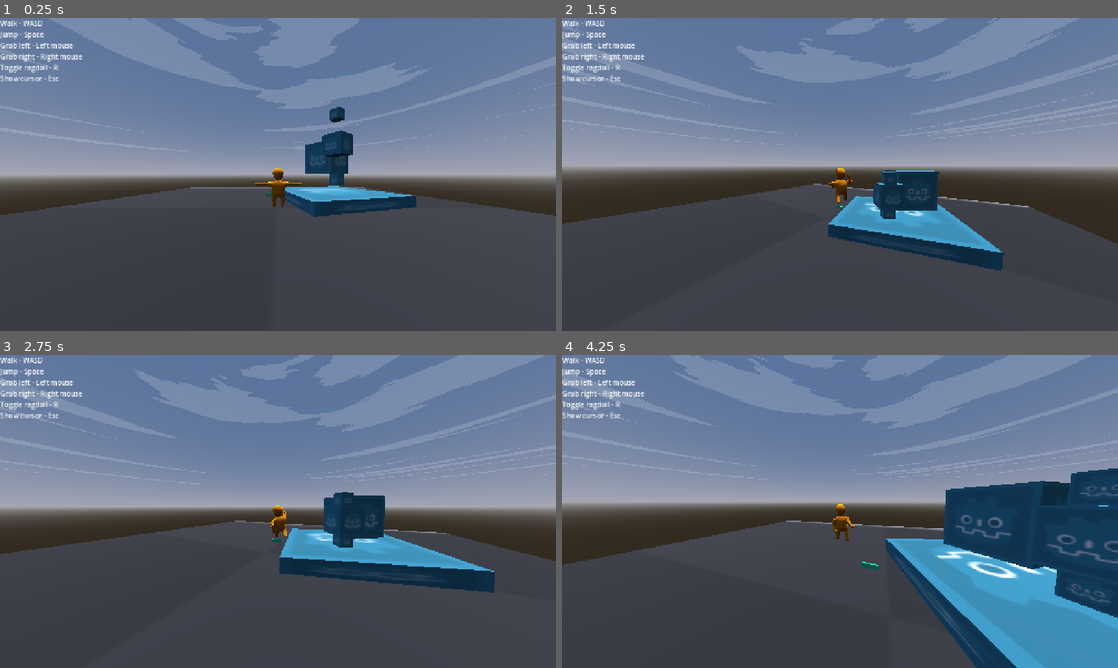
Above: before the commit, frames 1-4 (two rows, left to right).
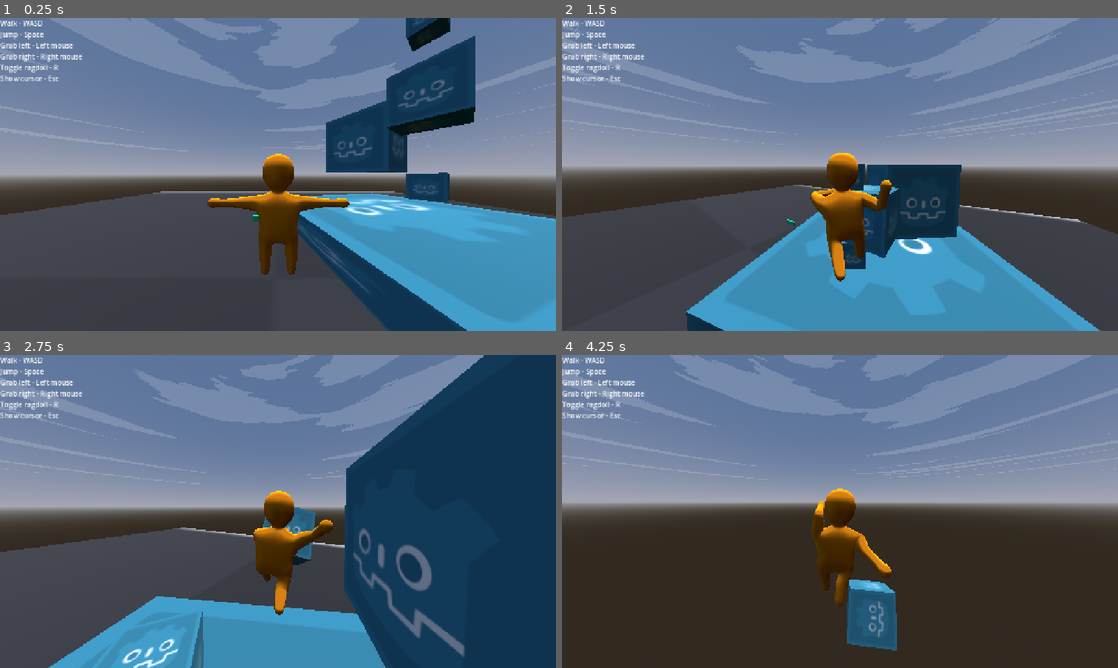
Above: after the commit, the same moments.

Repository: Lost-Rabbit-Digital/ChefWobbles
Game: Godot game, scene res://Scenes/world.tscn
The game is run twice, just before and just after one commit, with the same random seed, the same clock (stepped at 60 frames per second) and the same inputs. Sound files missing from this copy of the repository are replaced by a short silence.
Inputs (mouse positions are in pixels of both pictures, inside the frame that each line leads up to):
- Up to frame 1 (0.25 s): no input
- Up to frame 2 (1.5 s): move the mouse to (962, 158) at 0.52 s; hold D (move_right) 0.53-1.28 s; tap Mouse wheel up (camera_zoom_in, bound only before the commi… at 0.6 s; click (962, 158) at 0.67 s; tap Space (jump) at 0.77, 1.07 s; tap Mouse wheel down (camera_zoom_out, bound only before the co… at 0.8, 1.35 s; move the mouse to (812, 174) at 1.27 s; hold W (move_forward) from 1.28 s (still down)
- Up to frame 3 (2.75 s): keep holding W (move_forward); tap Space (jump) at 1.52, 1.82 s; click (250, 511) at 1.55 s; move the mouse to (289, 505) at 2.02 s; press the mouse at (289, 505) at 2.03 s; right-click (289, 505) at 2.3 s
- Up to frame 4 (4.25 s): keep holding W (move_forward); move the mouse to (834, 517) at 2.77 s; release the mouse at (834, 517) at 2.78 s; right-click (834, 517) at 2.85 s; click (834, 517) at 2.92 s; tap Space (jump) at 3.02, 3.32 s; tap R (ragdoll) at 3.05, 3.6 s; move the mouse to (878, 514) at 3.52 s; hold Space (jump) from 3.53 s (still down); click (878, 514) at 3.67 s

The runs differ from the first frame. In frame 1, 27% of the frame differs, in the area x 28-100%, y 0-100%; in frame 2, 23%; in frame 3, 45%; in frame 4, 48%, in the area x 0-100%, y 36-100%.

Commit message:
Removed zoom function, updated character movement

Diff:
--- a/godot_project/Scenes/character.tscn
+++ b/godot_project/Scenes/character.tscn
@@ -391,7 +391,7 @@
 
 [node name="SpringArm3D" type="SpringArm3D" parent="CameraPivot"]
 transform = Transform3D(0.989036, 0, 0, 0, 0.989036, 0, 0, 0, 0.989036, 0, 0, 0)
-spring_length = 12.0
+spring_length = 4.0
 margin = 0.2
 
 [node name="PlayerControl" type="Camera3D" parent="CameraPivot/SpringArm3D"]
--- a/godot_project/Scripts/PlayerControlCamera.gd
+++ b/godot_project/Scripts/PlayerControlCamera.gd
@@ -10,8 +10,6 @@
 
 @export var camera_change_rate: float = 1.0
 
-@export var minimum_arm_distance: float = -2
-@export var maximum_arm_distance: float = 45
 @export var camera_angle_lock: float = 65
 
 var mouse_lock = false # is mouse locked
@@ -34,13 +32,6 @@
 		mouse_lock = true
 		Input.mouse_mode = Input.MOUSE_MODE_CAPTURED
 
-	if Input.is_action_just_pressed("camera_zoom_in"):
-		if (spring_arm.spring_length - camera_change_rate) > minimum_arm_distance:
-			spring_arm.spring_length -= camera_change_rate
-	elif Input.is_action_just_pressed("camera_zoom_out"):
-		if (spring_arm.spring_length + camera_change_rate) < maximum_arm_distance:
-			spring_arm.spring_length += camera_change_rate
-
 	#rotate camera
 	if event is InputEventMouseMotion and mouse_lock:
 		rotation_degrees.y -= mouse_sensitivity*event.relative.x
--- a/godot_project/Scripts/character.gd
+++ b/godot_project/Scripts/character.gd
@@ -1,42 +1,32 @@
 extends Node3D
 
-
-# movement/walking/jumping stuff
-const JUMP_STRENGTH = 70
-const SPEED = 50
-const DAMPING = 0.9
-@onready var on_floor_left = $"Physical/Armature/Skeleton3D/Physical Bone LLeg2/OnFloorLeft" # shapecast on the feet to check if its on floor
-@onready var on_floor_right = $"Physical/Armature/Skeleton3D/Physical Bone RLeg2/OnFloorRight" # shapecast on the feet to check if its on floor
-@onready var jump_timer = $Physical/JumpTimer # timer to stop excidental double jump
-var can_jump = true
-var is_on_floor = false
-var walking = false # if it is walking
-
-
-# spring stuff
+# === MOVEMENT CONSTANTS ===
+const ACCELERATION = 80.0
+const MAX_SPEED = 12.0
+const JUMP_STRENGTH = 55.0
+const DAMPING = 0.85
+const AIR_DAMPING = 0.95
+
+# === ORIGINAL SPRING CONSTANTS (KEPT YOUR VALUES) ===
 @export var angular_spring_stiffness: float = 4000.0
 @export var angular_spring_damping: float = 80.0
 @export var max_angular_force: float = 9999.0
 
-var physics_bones = [] # all physical bones
-
-# turn it into ragdoll
-@export var ragdoll_mode := false
-
-
-@onready var physical_skel : Skeleton3D = $Physical/Armature/Skeleton3D
-@onready var animated_skel : Skeleton3D = $Animated/Armature/Skeleton3D
+# === STABILITY CONSTANTS ===
+const UPRIGHT_FORCE_MULTIPLIER = 1.5
+const BALANCE_THRESHOLD = 0.7
+
+# === NODE REFERENCES (KEPT YOUR ORIGINAL PATHS) ===
+@onready var on_floor_left = $"Physical/Armature/Skeleton3D/Physical Bone LLeg2/OnFloorLeft"
+@onready var on_floor_right = $"Physical/Armature/Skeleton3D/Physical Bone RLeg2/OnFloorRight"
+@onready var jump_timer = $Physical/JumpTimer
+@onready var physical_skel: Skeleton3D = $Physical/Armature/Skeleton3D
+@onready var animated_skel: Skeleton3D = $Animated/Armature/Skeleton3D
 @onready var camera_pivot = $CameraPivot
 @onready var animation_tree = $Animated/AnimationTree
-@onready var physical_bone_body : PhysicalBone3D = $"Physical/Armature/Skeleton3D/Physical Bone Body"
-
-
-# grabbing related stuff
-var active_arm_left = false
-var active_arm_right = false
-var grabbed_object = null
-var grabbing_arm_left = false
-var grabbing_arm_right = false
+@onready var physical_bone_body: PhysicalBone3D = $"Physical/Armature/Skeleton3D/Physical Bone Body"
+
+# === GRABBING SYSTEM (KEPT YOUR ORIGINAL SYSTEM) ===
 @onready var grab_joint_right = $Physical/GrabJointRight
 @onready var grab_joint_left = $Physical/GrabJointLeft
 @onready var physical_bone_l_arm_2 = $"Physical/Armature/Skeleton3D/Physical Bone LArm2"
@@ -44,98 +34,165 @@
 @onready var l_grab_area = $"Physical/Armature/Skeleton3D/Physical Bone LArm2/LGrabArea"
 @onready var r_grab_area = $"Physical/Armature/Skeleton3D/Physical Bone RArm2/RGrabArea"
 
-var current_delta:float
+# === STATE VARIABLES (KEPT YOUR ORIGINAL VARIABLES) ===
+var can_jump = true
+var is_on_floor = false
+var walking = false
+var physics_bones = []
+@export var ragdoll_mode := false
+var active_arm_left = false
+var active_arm_right = false
+var grabbed_object = null
+var grabbing_arm_left = false
+var grabbing_arm_right = false
+var current_delta: float
+
+# === NEW SMOOTHING VARIABLES ===
+var target_velocity: Vector3 = Vector3.ZERO
+var movement_input: Vector3 = Vector3.ZERO
 
 func _ready():
-	physical_skel.physical_bones_start_simulation()# activate ragdoll
-	physics_bones = physical_skel.get_children().filter(func(x): return x is PhysicalBone3D) # get all the physical bones
-
+	# Keep your original initialization
+	physical_skel.physical_bones_start_simulation()
+	physics_bones = physical_skel.get_children().filter(func(x): return x is PhysicalBone3D)
 
 func _input(event):
-	if Input.is_action_just_pressed("ragdoll"): ragdoll_mode = bool(1-int(ragdoll_mode)) # toggle ragdoll mode
-
-	active_arm_left = Input.is_action_pressed("grab_left")# activate left arm with mouse left click
-	active_arm_right = Input.is_action_pressed("grab_right")# activate right arm with mouse right click
+	# Keep your original input handling exactly the same
+	if Input.is_action_just_pressed("ragdoll"):
+		ragdoll_mode = bool(1 - int(ragdoll_mode))
+
+	active_arm_left = Input.is_action_pressed("grab_left")
+	active_arm_right = Input.is_action_pressed("grab_right")
 
 	if (not active_arm_left and grabbing_arm_left) or ragdoll_mode:
-		#release whatever the arm is holding when ragdoll mode or the arm is deactivate
 		grabbing_arm_left = false
 		grab_joint_left.node_a = NodePath()
 		grab_joint_left.node_b = NodePath()
 
 	if (not active_arm_right and grabbing_arm_right) or ragdoll_mode:
-		#release whatever the arm is holding when ragdoll mode or the arm is deactivate
 		grabbing_arm_right = false
 		grab_joint_right.node_a = NodePath()
 		grab_joint_right.node_b = NodePath()
 
 func _process(delta):
-	var r = clamp((camera_pivot.rotation.x*2)/(PI)*2.1,-1,1)
+	# Keep your original arm animation system
+	var r = clamp((camera_pivot.rotation.x * 2) / (PI) * 2.1, -1, 1)
 	if active_arm_left or active_arm_right:
-		animation_tree.set("parameters/grab_dir/blend_position",r) # move the arms toward the direction you're looking at
-	else:
-		animation_tree.set("parameters/grab_dir/blend_position",0)
-
+		animation_tree.set("parameters/grab_dir/blend_position", r)
+	else:
+		animation_tree.set("parameters/grab_dir/blend_position", 0)
 
 func _physics_process(delta):
 	current_delta = delta
-	if not ragdoll_mode:# if not in ragdoll mode
-
-		# walking control
+
+	if not ragdoll_mode:
+		update_movement_input()
+		update_floor_detection()
+		apply_improved_movement(delta)
+		handle_jumping()
+		update_walking_animation()
+		update_character_rotation()
+
+func update_movement_input():
+	# Get movement input (keep your original direction system)
+	movement_input = Vector3.ZERO
+
+	if Input.is_action_pressed("move_forward"):
+		movement_input += animated_skel.global_transform.basis.z
+		walking = true
+	if Input.is_action_pressed("move_left"):
+		movement_input += animated_skel.global_transform.basis.x
+		walking = true
+	if Input.is_action_pressed("move_right"):
+		movement_input -= animated_skel.global_transform.basis.x
+		walking = true
+	if Input.is_action_pressed("move_backward"):
+		movement_input -= animated_skel.global_transform.basis.z
+		walking = true
+
+	if movement_input.length() == 0:
 		walking = false
-		var dir = Vector3.ZERO
-		if Input.is_action_pressed("move_forward"):
-			dir += animated_skel.global_transform.basis.z
-			walking = true
-		if Input.is_action_pressed("move_left"):
-			dir += animated_skel.global_transform.basis.x
-			walking = true
-		if Input.is_action_pressed("move_right"):
-			dir -= animated_skel.global_transform.basis.x
-			walking = true
-		if Input.is_action_pressed("move_backward"):
-			dir -= animated_skel.global_transform.basis.z
-			walking = true
-		dir = dir.normalized()
-
-		physical_bone_body.linear_velocity += dir*SPEED*delta #move character
-		physical_bone_body.linear_velocity *= Vector3(DAMPING,1,DAMPING)# add damping to make it less slippery
-
-
-		#check if is on floor
-		is_on_floor = false
-		if on_floor_left.is_colliding():
-			for i in on_floor_left.get_collision_count():
-				if on_floor_left.get_collision_normal(i).y > 0.5:
+	else:
+		movement_input = movement_input.normalized()
+
+func update_floor_detection():
+	# Keep your original floor detection system exactly the same
+	is_on_floor = false
+	if on_floor_left.is_colliding():
+		for i in on_floor_left.get_collision_count():
+			if on_floor_left.get_collision_normal(i).y > 0.5:
+				is_on_floor = true
+				break
+	if not is_on_floor:
+		if on_floor_right.is_colliding():
+			for i in on_floor_right.get_collision_count():
+				if on_floor_right.get_collision_normal(i).y > 0.5:
 					is_on_floor = true
 					break
-		if not is_on_floor:
-			if on_floor_right.is_colliding():
-				for i in on_floor_right.get_collision_count():
-					if on_floor_right.get_collision_normal(i).y > 0.5:
-						is_on_floor = true
-						break
-
-		#jump
-		if Input.is_action_pressed("jump"):
-			if is_on_floor and can_jump:
-				physical_bone_body.linear_velocity.y += JUMP_STRENGTH
-				jump_timer.start()
-				can_jump = false
-
-		#play walking animation/idle
-		if walking:animation_tree.set("parameters/walking/blend_amount",1)
-		else:animation_tree.set("parameters/walking/blend_amount",0)
-
-		#rotate the character toward the camera direction
-		animated_skel.rotation.y = camera_pivot.rotation.y
-# spring related function
+
+func apply_improved_movement(delta):
+	if not physical_bone_body:
+		return
+
+	# Calculate target velocity
+	target_velocity = movement_input * MAX_SPEED
+
+	# Get current horizontal velocity
+	var current_horizontal = Vector3(
+		physical_bone_body.linear_velocity.x,
+		0,
+		physical_bone_body.linear_velocity.z
+	)
+
+	if is_on_floor:
+		# Ground movement with acceleration
+		var velocity_diff = target_velocity - current_horizontal
+		var acceleration_force = velocity_diff * ACCELERATION * delta
+
+		# Apply movement force
+		physical_bone_body.linear_velocity.x += acceleration_force.x
+		physical_bone_body.linear_velocity.z += acceleration_force.z
+
+		# Apply ground damping (keep similar to your original)
+		physical_bone_body.linear_velocity.x *= DAMPING
+		physical_bone_body.linear_velocity.z *= DAMPING
+	else:
+		# Air movement (more limited control)
+		var velocity_diff = target_velocity - current_horizontal
+		var air_force = velocity_diff * ACCELERATION * 0.3 * delta
+
+		physical_bone_body.linear_velocity.x += air_force.x
+		physical_bone_body.linear_velocity.z += air_force.z
+
+		# Light air damping
+		physical_bone_body.linear_velocity.x *= AIR_DAMPING
+		physical_bone_body.linear_velocity.z *= AIR_DAMPING
+
+func handle_jumping():
+	# Keep your original jump system exactly the same
+	if Input.is_action_pressed("jump"):
+		if is_on_floor and can_jump:
+			physical_bone_body.linear_velocity.y = JUMP_STRENGTH
+			jump_timer.start()
+			can_jump = false
+
+func update_walking_animation():
+	# Keep your original animation system
+	if walking:
+		animation_tree.set("parameters/walking/blend_amount", 1)
+	else:
+		animation_tree.set("parameters/walking/blend_amount", 0)
+
+func update_character_rotation():
+	# Keep your original rotation system
+	animated_skel.rotation.y = camera_pivot.rotation.y
+
+# Keep your original spring function exactly the same
 func hookes_law(displacement: Vector3, current_velocity: Vector3, stiffness: float, damping: float) -> Vector3:
 	return (stiffness * displacement) - (damping * current_velocity)
 
-
-func _on_r_grab_area_body_entered(body:Node3D):
-	# check if the arm is touching something for grabbing
+# Keep your original grabbing functions exactly the same
+func _on_r_grab_area_body_entered(body: Node3D):
 	if body is PhysicsBody3D and body.get_parent() != physical_skel:
 		if active_arm_right and not grabbing_arm_right:
 			grabbing_arm_right = true
@@ -143,9 +200,7 @@
 			grab_joint_right.node_a = physical_bone_r_arm_2.get_path()
 			grab_joint_right.node_b = body.get_path()
 
-
-func _on_l_grab_area_body_entered(body:Node3D):
-	# check if the arm is touching something for grabbing
+func _on_l_grab_area_body_entered(body: Node3D):
 	if body is PhysicsBody3D and body.get_parent() != physical_skel:
 		if active_arm_left and not grabbing_arm_left:
 			grabbing_arm_left = true
@@ -154,19 +209,19 @@
 			grab_joint_left.node_a = physical_bone_l_arm_2.get_path()
 			grab_joint_left.node_b = body.get_path()
 
-
-
 func _on_jump_timer_timeout():
-	# jump timer to avoid spamming jump and then fly away
+	# Keep your original jump timer
 	can_jump = true
 
-
+# Keep your original skeleton update system exactly the same
 func _on_skeleton_3d_skeleton_updated() -> void:
-	if not ragdoll_mode:# if not in ragdoll mode
-		# rotate the physical bones toward the animated bones rotations using hookes law
-		for b:PhysicalBone3D in physics_bones:
-			if not active_arm_left and b.name.contains("LArm"): continue # only rotated the arms if its activated
-			if not active_arm_right and b.name.contains("RArm"): continue # only rotated the arms if its activated
+	if not ragdoll_mode:
+		for b: PhysicalBone3D in physics_bones:
+			if not active_arm_left and b.name.contains("LArm"):
+				continue
+			if not active_arm_right and b.name.contains("RArm"):
+				continue
+
 			var target_transform: Transform3D = animated_skel.global_transform * animated_skel.get_bone_global_pose(b.get_bone_id())
 			var current_transform: Transform3D = physical_skel.global_transform * physical_skel.get_bone_global_pose(b.get_bone_id())
 			var rotation_difference: Basis = (target_transform.basis * current_transform.basis.inverse())
--- a/godot_project/project.godot
+++ b/godot_project/project.godot
@@ -77,16 +77,6 @@
 "events": [Object(InputEventMouseButton,"resource_local_to_scene":false,"resource_name":"","device":-1,"window_id":0,"a …(253 unchanged characters)…
 ]
 }
-camera_zoom_in={
-"deadzone": 0.2,
-"events": [Object(InputEventMouseButton,"resource_local_to_scene":false,"resource_name":"","device":-1,"window_id":0,"alt_pressed":false,"shift_pressed":false,"ctrl_pressed":false,"meta_pressed":false,"button_mask":0,"position":Vector2(0, 0),"global_position":Vector2(0, 0),"factor":1.0,"button_index":4,"canceled":false,"pressed":false,"double_click":false,"script":null)
-]
-}
-camera_zoom_out={
-"deadzone": 0.2,
-"events": [Object(InputEventMouseButton,"resource_local_to_scene":false,"resource_name":"","device":-1,"window_id":0,"alt_pressed":false,"shift_pressed":false,"ctrl_pressed":false,"meta_pressed":false,"button_mask":0,"position":Vector2(0, 0),"global_position":Vector2(0, 0),"factor":1.0,"button_index":5,"canceled":false,"pressed":false,"double_click":false,"script":null)
-]
-}
 
 [maaacks_music_controller]
 
